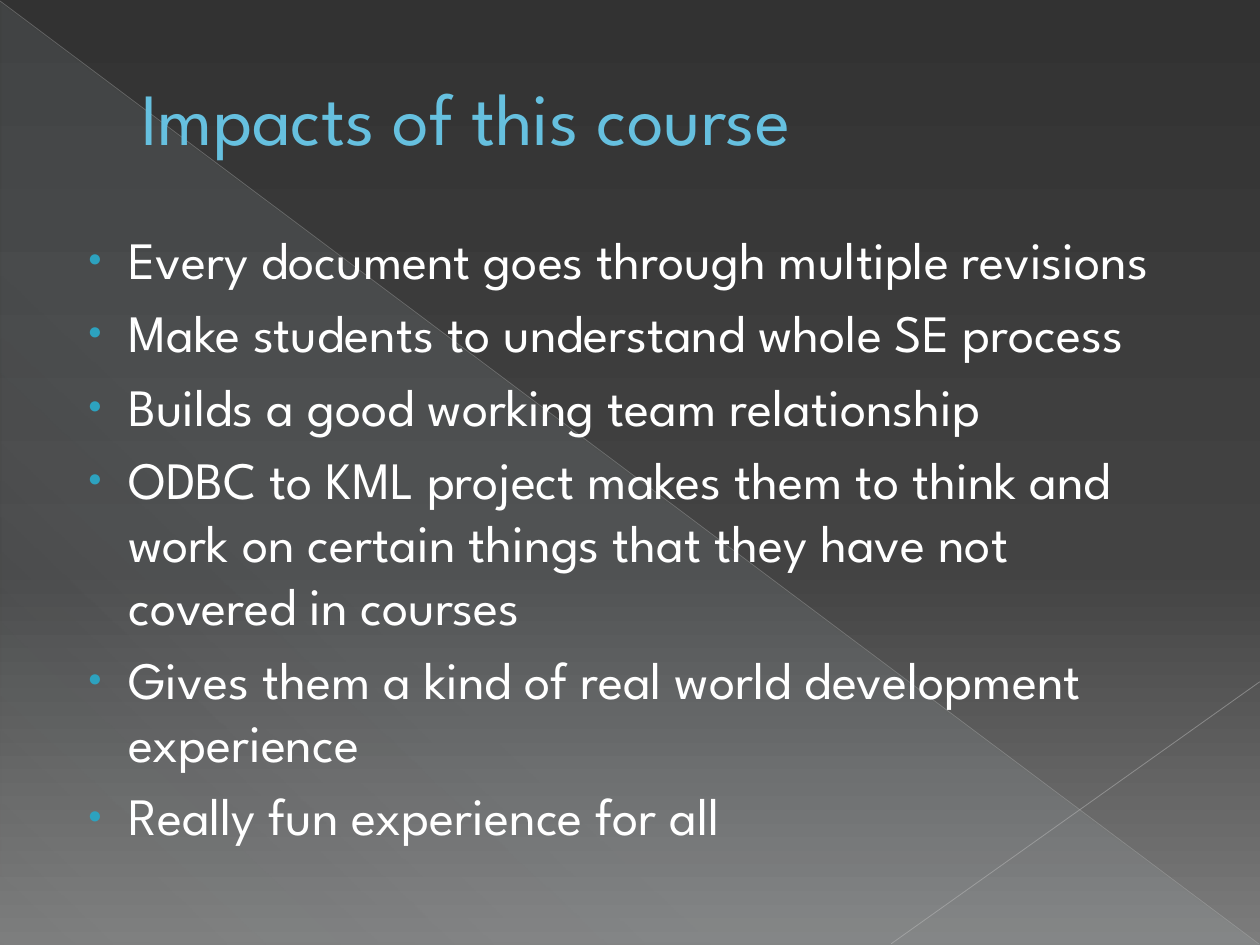
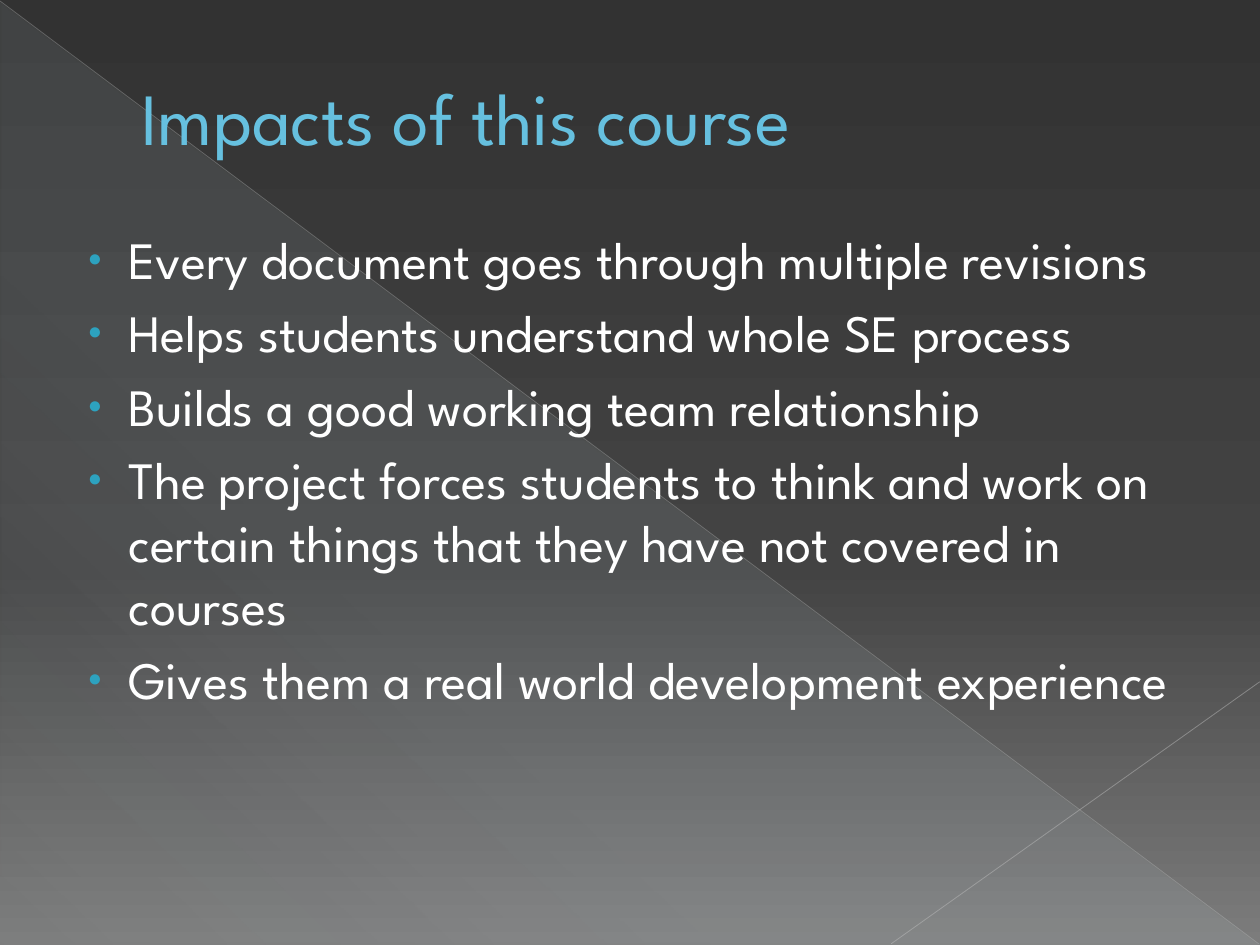
Before and after one commit to sweenr/odbc2kml, a slide deck: slide 3 of docs/ODBC2KML Demo Slides.pptx. Drawn at 1260x945 pixels with LibreOffice and Linux fonts; fonts in the diff are those of the drawing. Boxes give left, top, right and bottom in pixels: in the first picture for what was removed or moved away, otherwise in the second. Text is boxed around its words. In the diff, an @@ line names an element or a change of style, - is before the commit and + after.

```diff
--- a/docs/ODBC2KML Demo Slides.pptx
+++ b/docs/ODBC2KML Demo Slides.pptx
@@ text at (x1=128, y1=316, x2=1072, y2=368): text changed @@
-● Make students to understand whole SE process
+● Helps students understand whole SE process
@@ text at (x1=128, y1=462, x2=1168, y2=710): text changed @@
-● ODBC to KML project makes them to think and work on certain things that they have not covered in courses
-● Gives them a kind of real world development experience
-● Really fun experience for all
+● The project forces students to think and work on certain things that they have not covered in courses
+● Gives them a real world development experience
```
Also in this commit, not shown: 4 other slides changed, 7 slides added, 2 slides removed.
